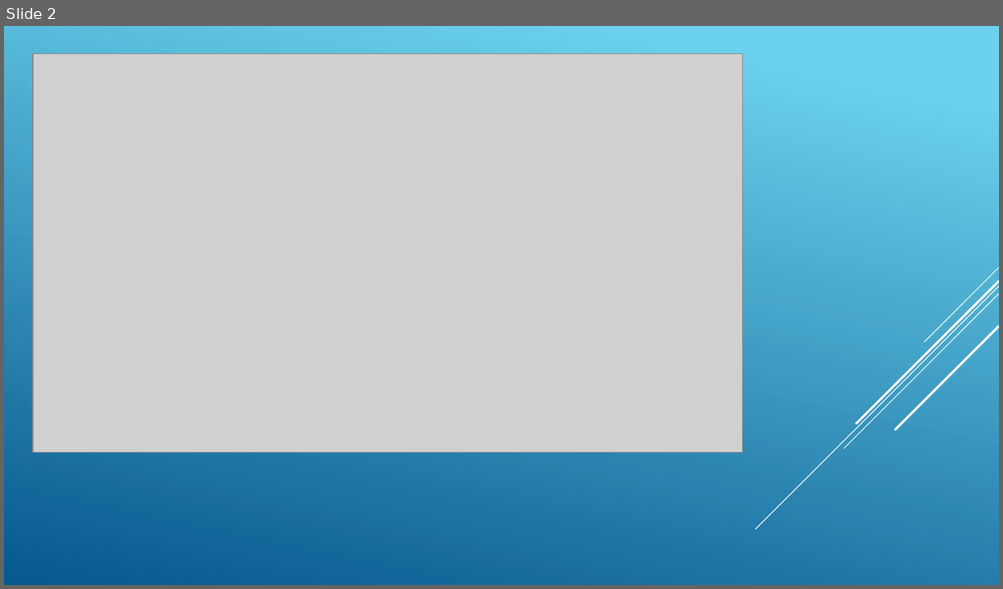
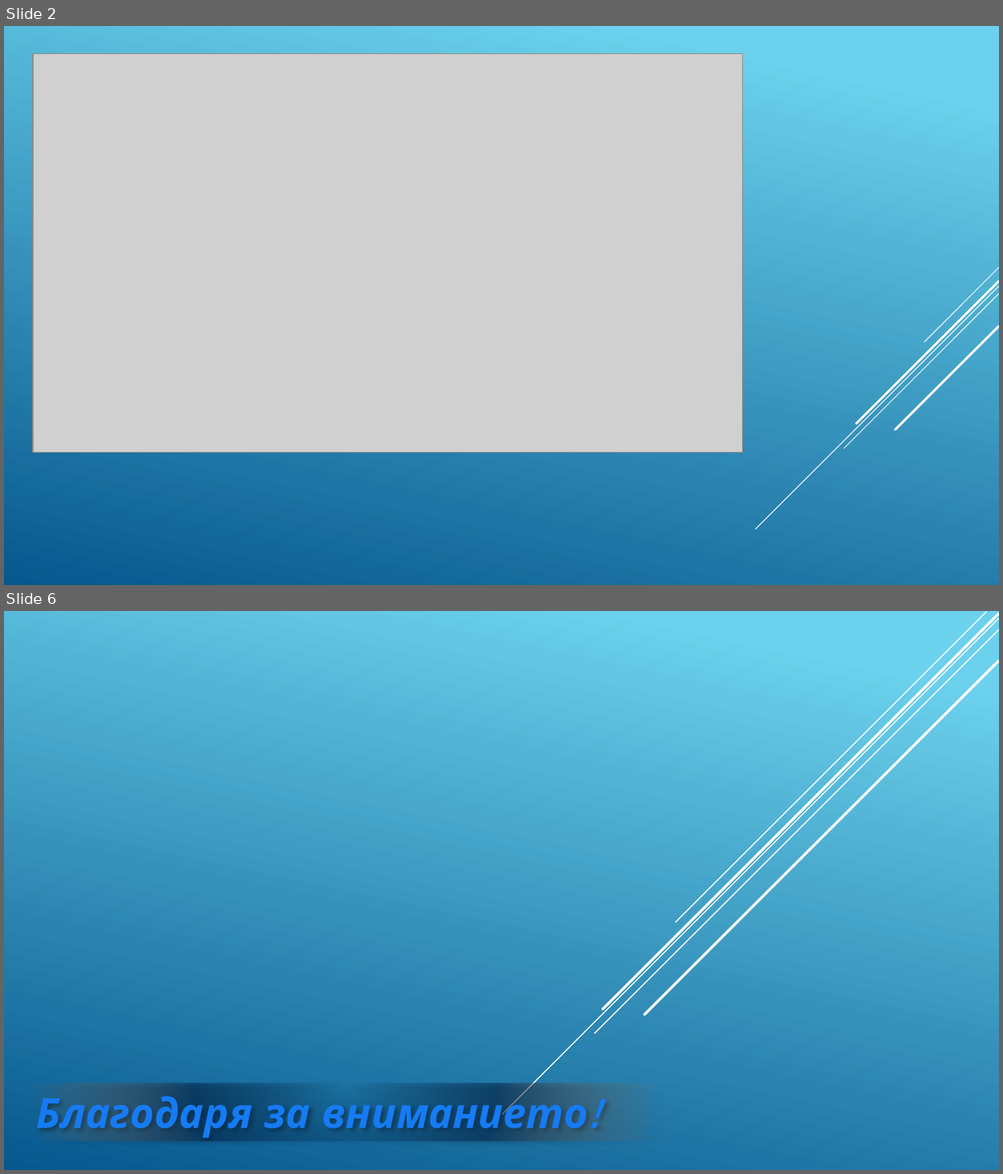
Before and after one commit to pgeebansko/DR_zashtita, a slide deck: Александра Донина/Защита.pptx. Shown one above the other, each under a label of ours: slide 2 before the commit, slides 2 and 6 after it; the slides between them are not shown. The pictures are 1003x589 and 1003x1174 pixels, drawn with LibreOffice and Linux fonts; fonts in the diff are those of the drawing; grey boxes stand for pictures; background and template pictures are left out. Boxes give left, top, right and bottom in pixels: in the first picture for what was removed or moved away, otherwise in the second. Text is boxed around its words. In the diff, an @@ line names an element or a change of style, - is before the commit and + after.

Commit message:
Мария 2

```diff
--- a/Александра Донина/Защита.pptx
+++ b/Александра Донина/Защита.pptx
@@ slide 6 added at <box>4,611,999,1170</box>, background picture (left out) @@
@@ line added from (999, 618) to (503, 1115), #FFFFFF 1 pt @@
@@ line added from (999, 629) to (595, 1034), #FFFFFF 1 pt @@
@@ line added from (999, 614) to (603, 1009), #FFFFFF 2.5 pt @@
@@ line added from (986, 612) to (675, 923), #FFFFFF 1 pt @@
@@ line added from (999, 661) to (644, 1015), #FFFFFF 2.5 pt @@
@@ rectangle added at <box>28,1083,660,1141</box>, fill gradient #042349 to #E87D37, 40 pt, text #167BF3, bold, italic @@
+Благодаря за вниманието!
```
